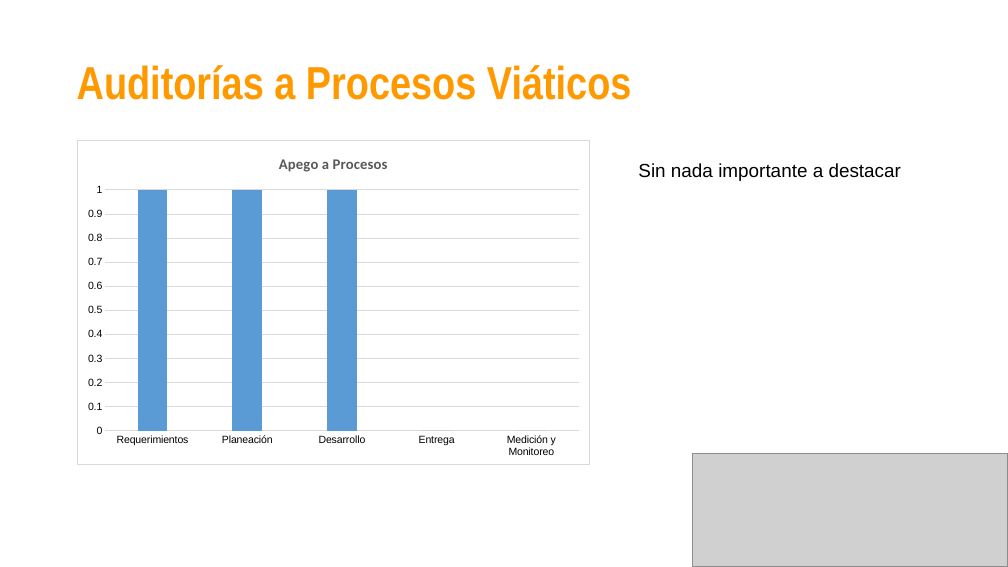
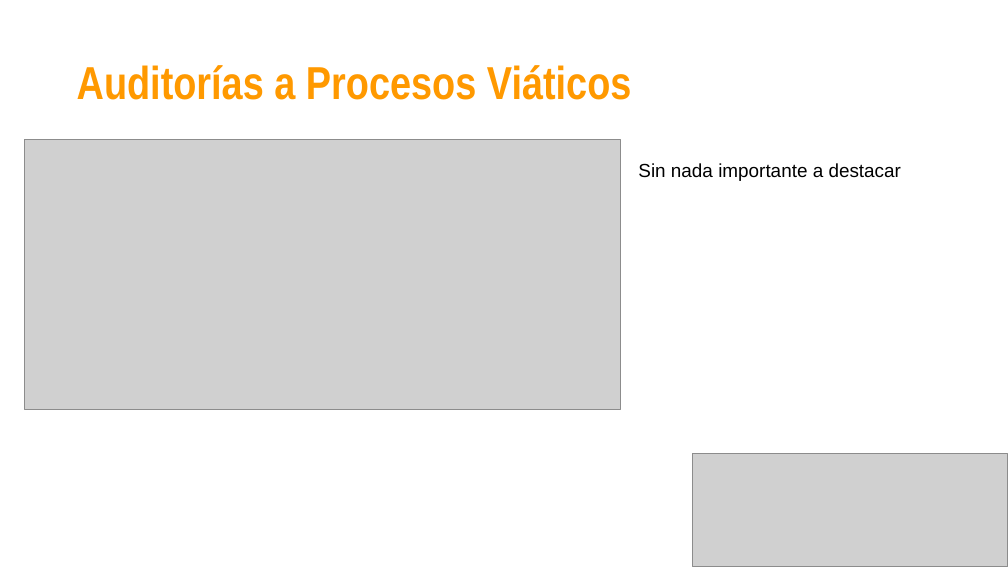
Before and after one commit to jovannyzepeda/Bisoltec, a slide deck: slide 23 of Organizacional/06. Medición y Monitoreo/2016/Bisoltec-ReporteMonitoreo.pptx (slide 17 before the commit). Drawn at 1008x567 pixels with LibreOffice and Linux fonts; fonts in the diff are those of the drawing; grey boxes stand for pictures. Boxes give left, top, right and bottom in pixels: in the first picture for what was removed or moved away, otherwise in the second. Text is boxed around its words. In the diff, an @@ line names an element or a change of style, - is before the commit and + after.

Commit message:
revision de documentos necesarios para la elaboración de acciones correctivas, reporte de monitoreo minuta y concentrado de metricas

```diff
--- a/Organizacional/06. Medición y Monitoreo/2016/Bisoltec-ReporteMonitoreo.pptx
+++ b/Organizacional/06. Medición y Monitoreo/2016/Bisoltec-ReporteMonitoreo.pptx
@@ picture added at (25,140,620,410) @@
@@ column chart removed at (77,140,589,464) @@
-title "Apego a Procesos"
-categories: Requerimientos, Planeación, Desarrollo, Entrega, Medición y Monitoreo
-Series 1: 1, 1, 1, -, -
```
Also in this commit, not shown: 23 other slides changed, 9 slides added, 2 slides removed, 8 other files.
